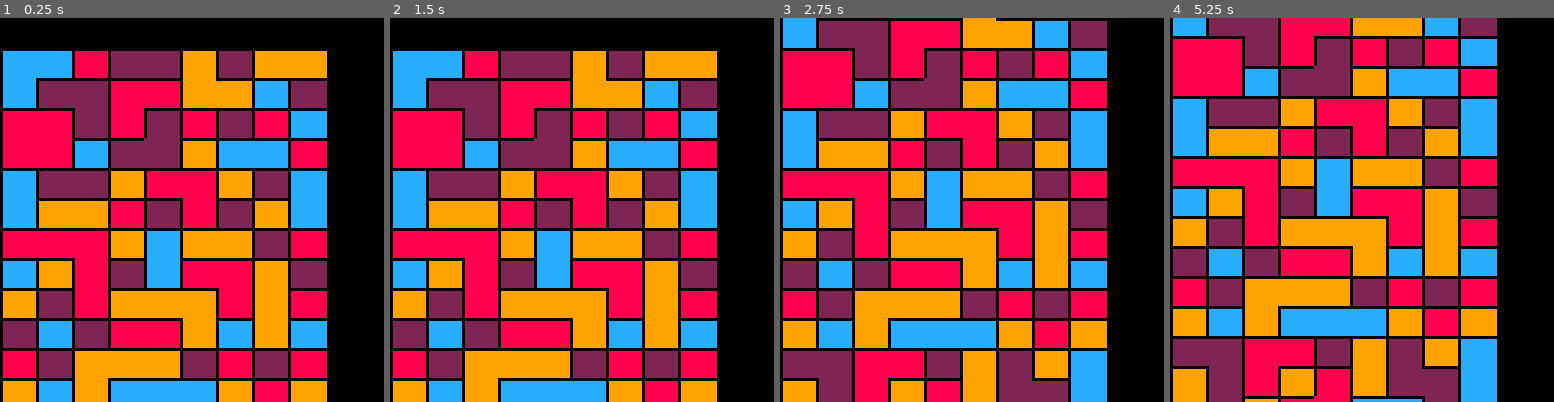
Above: before the commit, frames 1-4 (left to right).
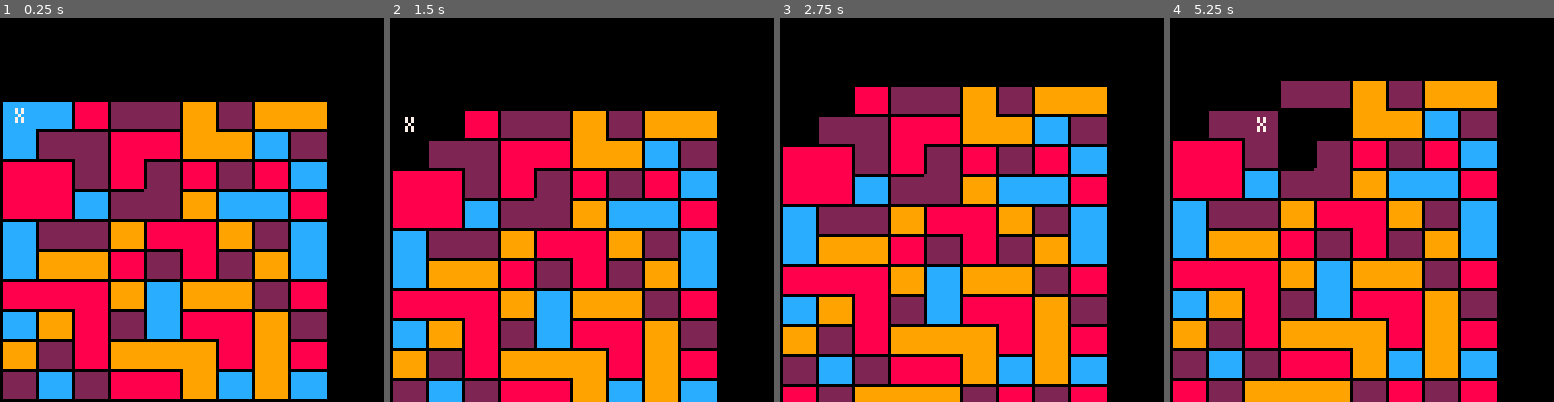
Above: after the commit, the same moments.

Repository: paloblanco/digger
Game: PICO-8 cartridge dig22.p8
Two runs of this game, one before a commit and one after it. Both use one fixed random seed, a clock stepped at 60 frames per second and the inputs below.
Inputs:
- Up to frame 1 (0.25 s): no input
- Up to frame 2 (1.5 s): tap O (Z key) at 0.33, 0.7, 1.43 s
- Up to frame 3 (2.75 s): hold Left 1.97-2.37 s; tap O (Z key) at 2.22 s; hold Down from 2.42 s (still down)
- Up to frame 4 (5.25 s): release Down at 2.82 s; hold Right 2.87-3.53 s; tap O (Z key) at 3.1, 3.98, 4.87 s; hold Up 3.58-4.08 s; hold Right 4.13-4.53 s; hold Down 4.58-5.08 s; hold Left from 5.13 s (still down)

The runs differ from the first frame. In frame 1, 60% of the frame differs, in the area x 0-86%, y 8-100%; in frame 2, 53%; in frame 3, 63%; in frame 4, 65%, in the area x 0-86%, y 0-100%.

Commit message:
cursor implemented for testing, kill works

Diff:
--- a/main.lua
+++ b/main.lua
@@ -27,12 +27,27 @@
     pal({8,9,2,12})
     y=-10
     make_map()
+
+    -- dummy code for block falling
+    target = {}
+    target.x = 0
+    target.y = 0
 end
 
 function _update60()
-    if (btn(2)) y -= 1
-    if (btn(3)) y += 1
+    if (btnp(0)) target.x -= 1
+    if (btnp(1)) target.x += 1
+    if (btnp(2)) target.y -= 1
+    if (btnp(3)) target.y += 1
+    if (btnp(4)) kill(target.x, target.y)
+
+    local deltay = target.y*10 - y - 30
+    y += deltay/10
+    if (abs(deltay) < 1) y = target.y*10 - 30
+
 end
+
+
 
 function _draw()
     camera(0,y)
@@ -48,4 +63,5 @@
             if ((n\16) < 2) line(xb, yb, xb+12, yb, 0)
         end
     end
+    print("x",(target.x*12)+5,(target.y*10)+3, 7)
 end
